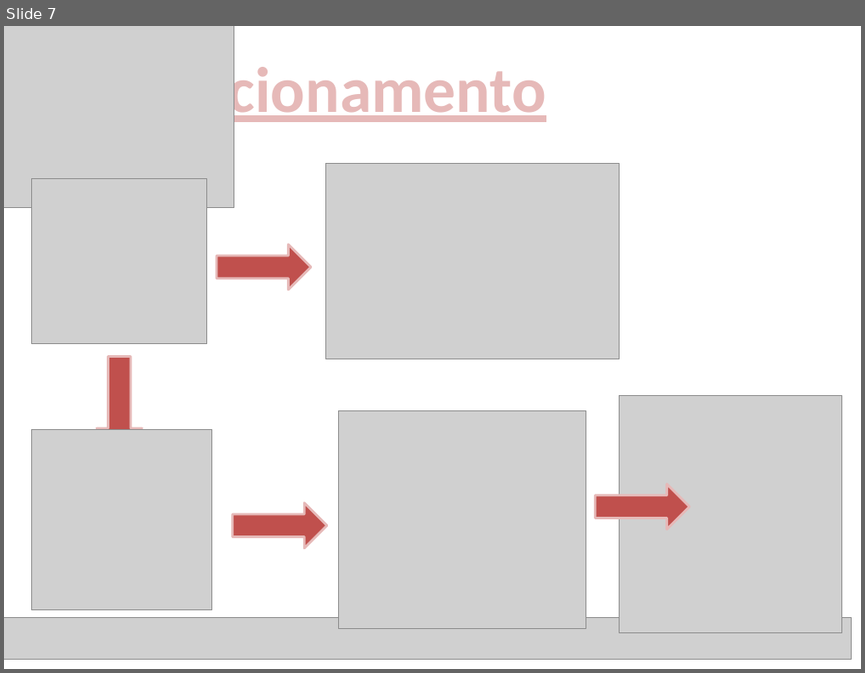
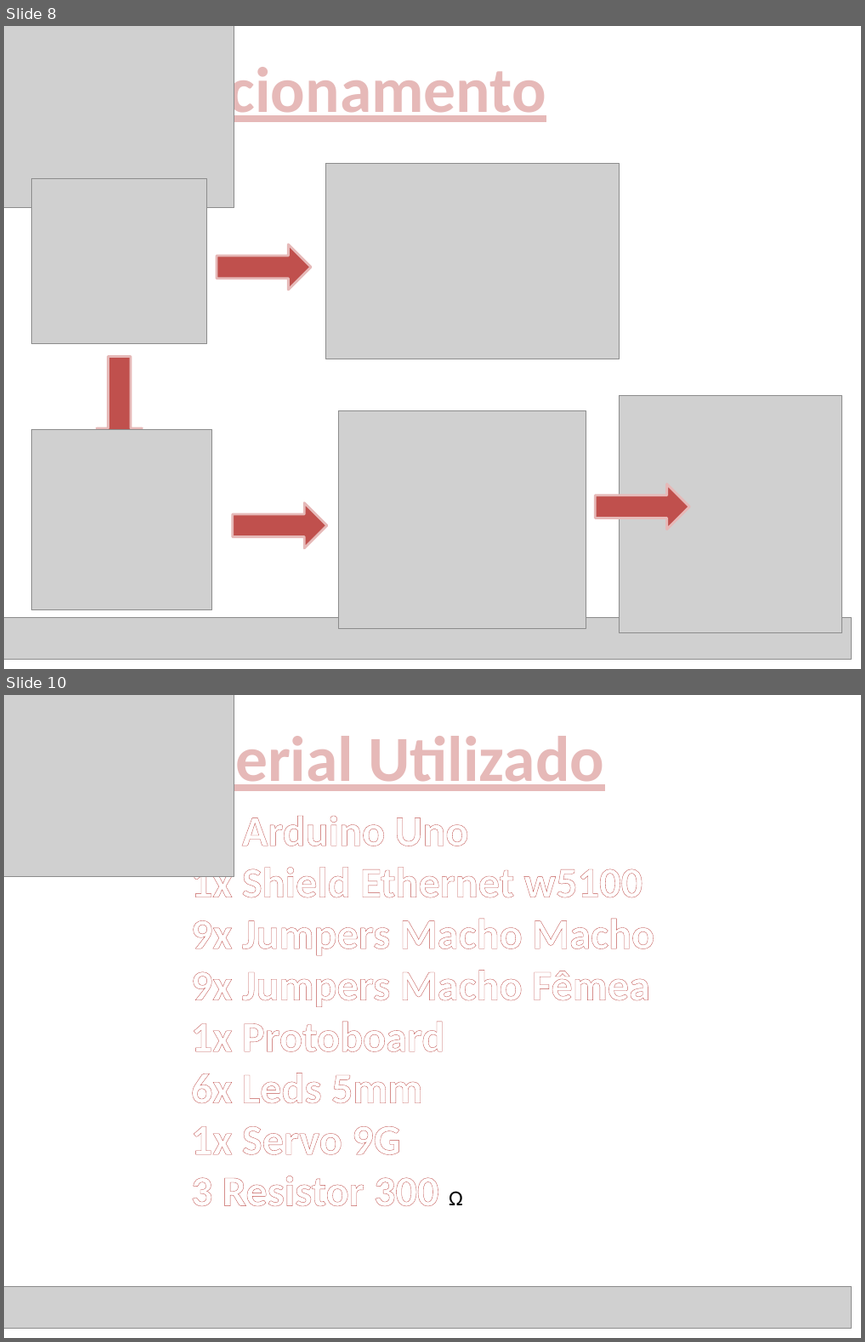
Before and after one commit to HenriqueLeal/Iniciacao, a slide deck: power point/Apresentação.pptx. Shown one above the other, each under a label of ours: slide 7 before the commit, slides 8 and 10 after it; the slides between them are not shown. The pictures are 865x673 and 865x1342 pixels, drawn with LibreOffice and Linux fonts; fonts in the diff are those of the drawing; grey boxes stand for pictures. Boxes give left, top, right and bottom in pixels: in the first picture for what was removed or moved away, otherwise in the second. Text is boxed around its words. In the diff, an @@ line names an element or a change of style, - is before the commit and + after.

```diff
--- a/power point/Apresentação.pptx
+++ b/power point/Apresentação.pptx
@@ slide 10 added at bbox=[4, 695, 861, 1338], background #FFFFFF @@
@@ picture added at bbox=[4, 695, 234, 877] @@
@@ text added at bbox=[126, 727, 604, 795], 54 pt, text #E6B9B8, bold, underline @@
+Material Utilizado
@@ text added at bbox=[191, 816, 654, 1206], 36 pt, text #FFFFFF, bold @@
+• 1x Arduino Uno
+• 1x Shield Ethernet w5100
+• 9x Jumpers Macho Macho
+• 9x Jumpers Macho Fêmea
+• 1x Protoboard
+• 6x Leds 5mm
+• 1x Servo 9G
+• 3 Resistor 300 Ω
@@ picture added at bbox=[4, 1287, 851, 1328] @@
@@ what was slide 7 is now slide 8 @@
```
Also in this commit, not shown: 5 slides changed, 4 other slides added, 2 slides removed, 2 other files.
